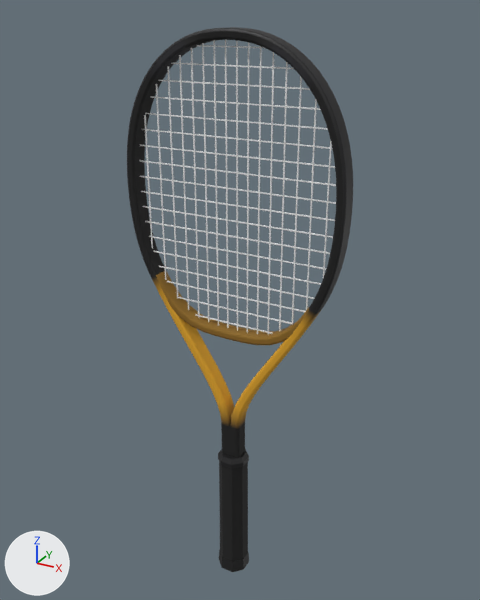
One commit to the glTF model assets/realistic/prince-tour-100-290g.glb: the scene before it, then after it.
Before and after are seen from a 50 mm camera at (0.345, -0.61, 0.704) aimed at (-0.002, 0.021, 0.388). Every picture has the same lights, and +X, +Y and +Z are marked at lower left. The picture after the commit comes second. Where no turn or scale is listed for an object, it has been applied to the vertices. Vertices at exactly the same position are counted once.

The scene before the commit, as lines of its bpy script (objects in view):
```python
me_frame = bpy.data.meshes.new('frame')
me_frame.from_pydata(...)  # 1616 vertices, 3168 faces; spans x -0.132..0.132, y -0.012..0.012, z 0.178..0.686
me_frame.materials.append(mat_mat_frame)
me_grommets = bpy.data.meshes.new('grommets')
me_grommets.from_pydata(...)  # 240 vertices, 392 faces; spans x -0.132..0.132, y -0.012..0.012, z 0.409..0.581
me_grommets.materials.append(mat_mat_grommets)  # black #151517
me_strings_mains = bpy.data.meshes.new('strings_mains')
me_strings_mains.from_pydata(...)  # 128 vertices, 128 faces; spans x -0.11..0.11, y -0.001..0.0, z 0.36..0.675
me_strings_mains.materials.append(mat_mat_strings_mains)  # white #f2f2f2
ob_frame = bpy.data.objects.new('frame', me_frame)
ob_frame.location = (0.0, 0.0, 0.0)
ob_grommets = bpy.data.objects.new('grommets', me_grommets)
ob_grommets.location = (0.0, 0.0, 0.0)
ob_strings_mains = bpy.data.objects.new('strings_mains', me_strings_mains)
ob_strings_mains.location = (0.0, 0.0, 0.0)
# also in view: 'bumper' at (0.0, 0.0, 0.633); 'strings_crosses' at (0.0, 0.0, 0.517); 'grip' at (0.0, 0.0, 0.099)
```
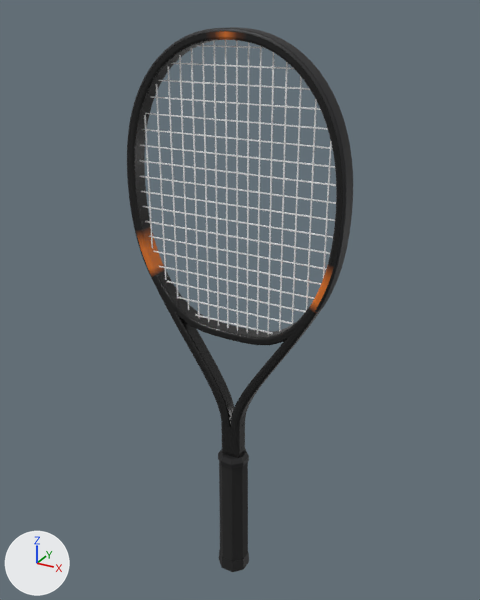
What the commit changed:
me_frame has 1616 vertices, 3168 faces and spans x -0.132..0.132, y -0.012..0.012, z 0.178..0.686.
me_frame is used by ob_frame; location (0.0, 0.0, 0.0).
me_frame part 1: 576 faces centred in x -0.104..0.104, y -0.011..0.011, z 0.234..0.407 are repainted in the vertex colours; the middle colour goes from brown #8a651c to black #161616.
me_frame part 2: 512 faces centred in x -0.093..0.093, y -0.011..0.011, z 0.247..0.386 are repainted in the vertex colours; the middle colour goes from orange #e0a526 to black #161616.
me_frame part 3: 576 faces centred in x -0.096..0.096, y -0.011..0.011, z 0.636..0.685 are repainted in the vertex colours; the middle colour goes from black #2a2a2e to black #161616.
me_frame part 4: 256 faces centred in x -0.123..0.123, y -0.011..0.011, z 0.414..0.686 are repainted in the vertex colours; the middle colour goes from black #161616 to orange #e2772a.
me_frame part 5: 128 faces centred in x -0.126..0.126, y -0.011..0.011, z 0.41..0.686 are repainted in the vertex colours; the middle colour goes from black #161616 to brown #b05d22.

Where the change shows, as pixel boxes [x1, y1, x2, y2] in the pictures (480 x 600 px):
part 1 of me_frame, recoloured: [152, 271, 322, 429] in both
part 2 of me_frame, recoloured (orange to black): [160, 292, 312, 420] in both
part 3 of me_frame, recoloured: [153, 32, 307, 81] in both
part 4 of me_frame, recoloured: [138, 31, 331, 313] in both
part 5 of me_frame, recoloured: [136, 31, 334, 314] in both
